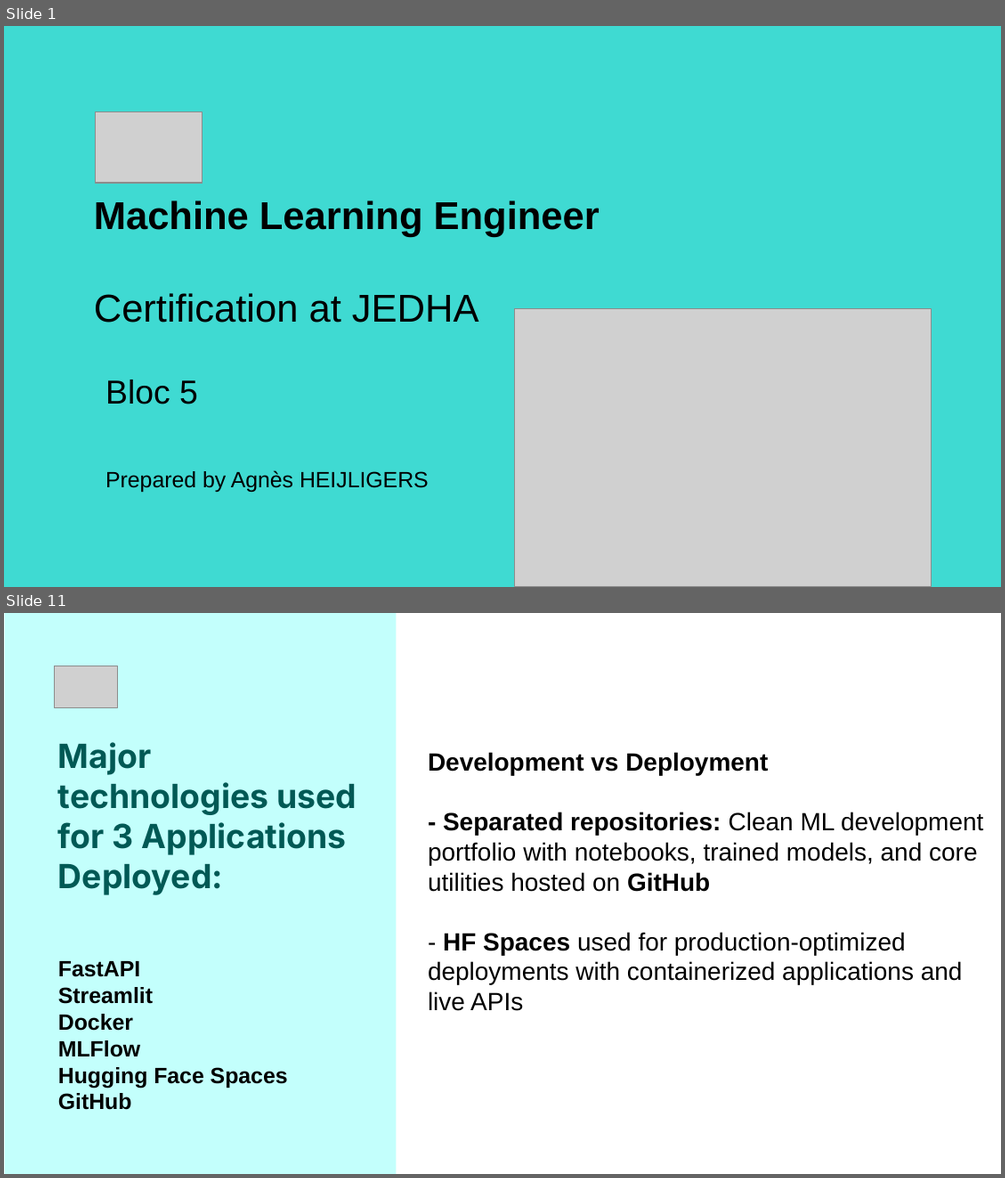
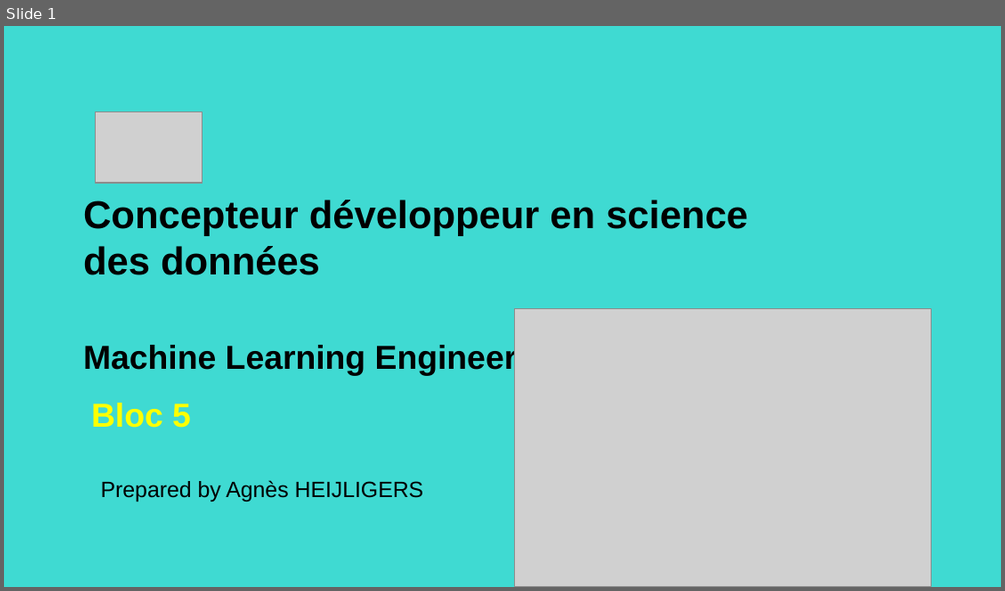
Before and after one commit to AgaHei/getaround-pricing-api, a slide deck: Getaround_Project_AH.pptx. Shown one above the other, each under a label of ours: slides 1 and 11 before the commit, slide 1 after it; the slides between them are not shown. The pictures are 1005x1178 and 1005x591 pixels, drawn with LibreOffice and Linux fonts; fonts in the diff are those of the drawing; grey boxes stand for pictures. Boxes give left, top, right and bottom in pixels: in the first picture for what was removed or moved away, otherwise in the second. Text is boxed around its words. In the diff, an @@ line names an element or a change of style, - is before the commit and + after.

```diff
--- a/Getaround_Project_AH.pptx
+++ b/Getaround_Project_AH.pptx
@@ slide 11 removed at [4, 613, 1001, 1174], background #FFFFFF @@
@@ rectangle removed at [5, 613, 396, 1173] @@
@@ picture removed at [55, 666, 118, 707] @@
@@ title removed at [58, 742, 356, 1110] @@
-Major technologies used for 3 Applications
-Deployed:
-FastAPI
-Streamlit
-Docker
-MLFlow
-Hugging Face Spaces
-GitHub
@@ title removed at [428, 752, 983, 1011] @@
-Development vs Deployment
-- Separated repositories: Clean ML development portfolio with notebooks, trained models, and core utilities hosted on GitHub
-- HF Spaces used for production-optimized deployments with containerized applications and live APIs
@@ slide 1 changed as well @@
@@ title at [83, 200, 748, 376]: text changed @@
-Machine Learning Engineer
-Certification at JEDHA
+Concepteur développeur en science des données
+Machine Learning Engineer
@@ title "Bloc 5": place and size @@
-title "Bloc 5" at [105, 379, 198, 404]
+title "Bloc 5" at [91, 402, 191, 427]
@@ title "Bloc 5" at [91, 402, 191, 427]: text colour #000000 to #FFFF00, bold on @@
@@ text "Prepared by Agnès HEIJLIGERS": place and size @@
-text "Prepared by Agnès HEIJLIGERS" at [105, 470, 429, 491]
+text "Prepared by Agnès HEIJLIGERS" at [101, 480, 424, 501]
```
Also in this commit, not shown: 5 other slides changed, 7 slides added, 6 other slides removed, 6 other files.
